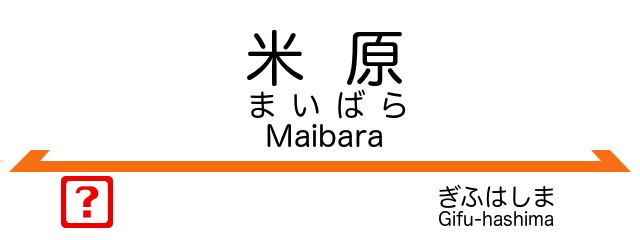
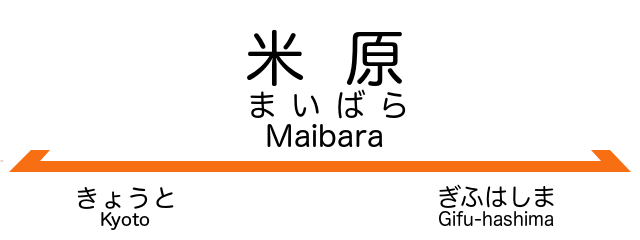
Revision of a layered w=640, h=240 image; what changed, layer by layer:
painted on "次駅" over (61, 176, 174, 230)
